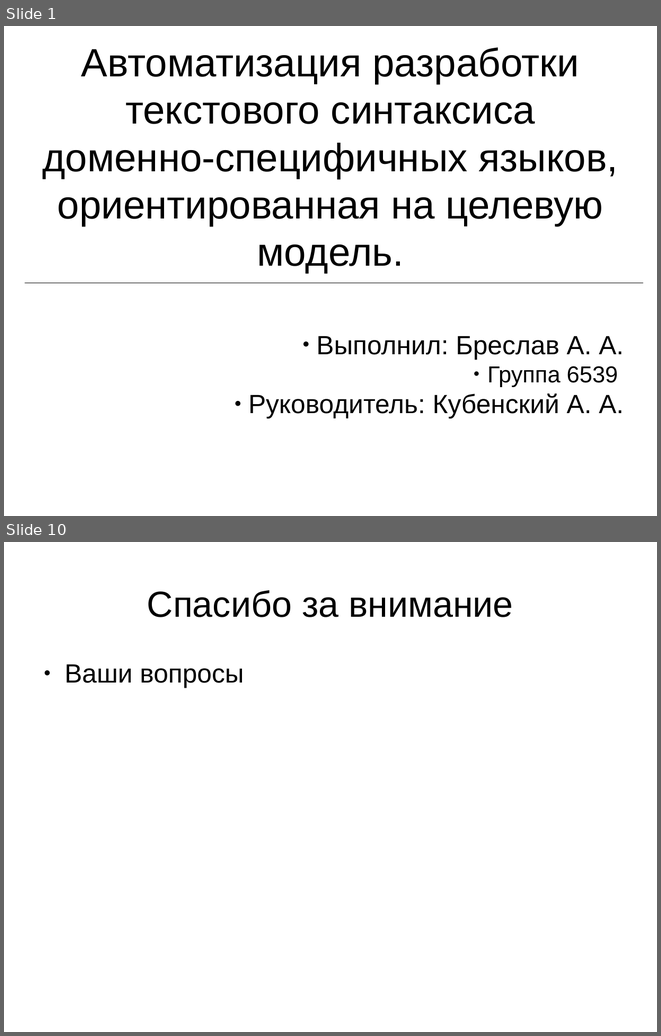
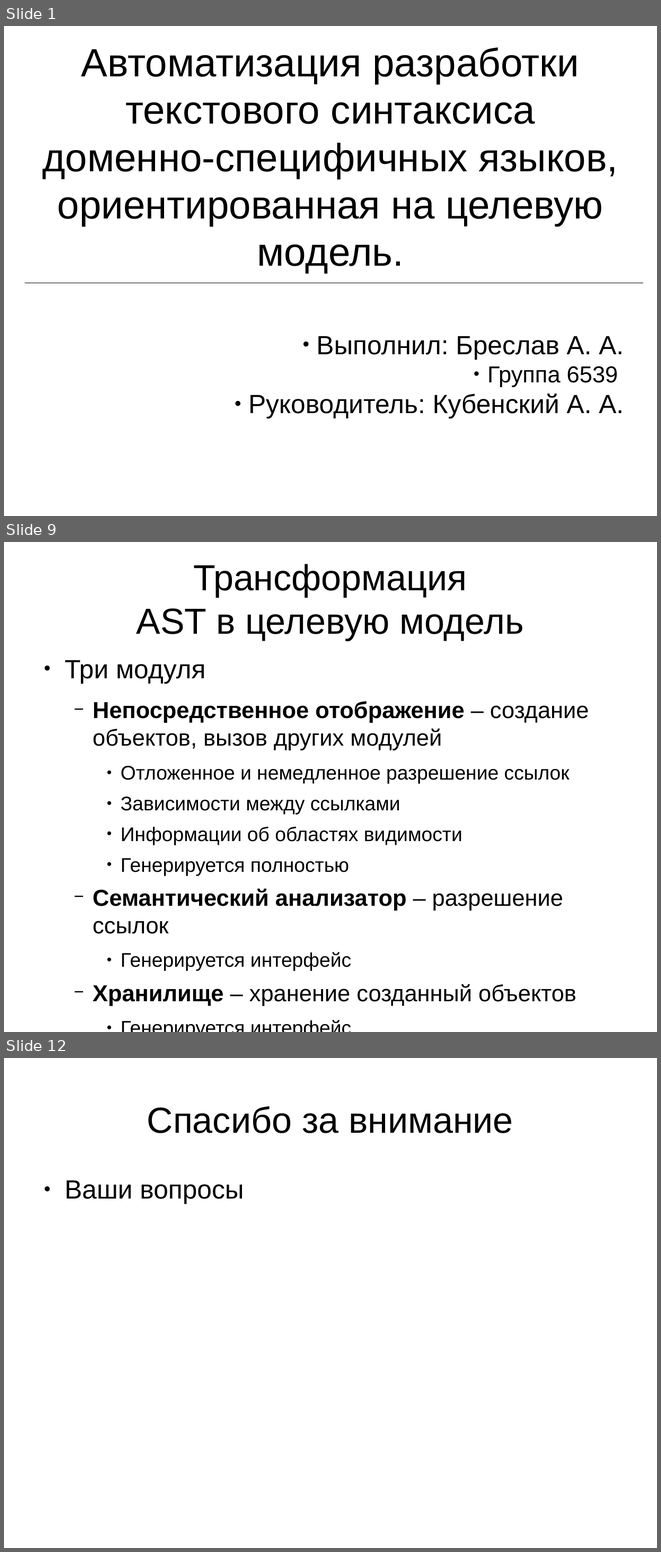
Before and after one commit to abreslav-from-google-code/abreslav, a slide deck: astrans/thesis.rus/Презентация.odp. Shown one above the other, each under a label of ours: slides 1 and 10 before the commit, slides 1, 9 and 12 after it; the slides between them are not shown. The pictures are 661x1036 and 661x1552 pixels, drawn with LibreOffice and Linux fonts; fonts in the diff are those of the drawing. Boxes give left, top, right and bottom in pixels: in the first picture for what was removed or moved away, otherwise in the second. Text is boxed around its words. In the diff, an @@ line names an element or a change of style, - is before the commit and + after.

```diff
--- a/astrans/thesis.rus/Презентация.odp
+++ b/astrans/thesis.rus/Презентация.odp
@@ slide 9 added at (x1=4, y1=542, x2=657, y2=1032), background #FFFFFF @@
@@ title added at (x1=136, y1=564, x2=524, y2=641), 44 pt, text #000000 @@
+Трансформация
+AST в целевую модель
@@ text added at (x1=64, y1=660, x2=589, y2=1006), 24 pt, text #000000 @@
+● Три модуля
+  − Непосредственное отображение – создание объектов, вызов других модулей
+    ● Отложенное и немедленное разрешение ссылок
+    ● Зависимости между ссылками
+    ● Информации об областях видимости
+    ● Генерируется полностью
+  − Семантический анализатор – разрешение ссылок
+    ● Генерируется интерфейс
+  − Хранилище – хранение созданный объектов
+    ● Генерируется интерфейс
@@ what was slide 10 is now slide 12 @@
```
Also in this commit, not shown: 3 slides changed, 6 other slides added, 5 slides removed.
